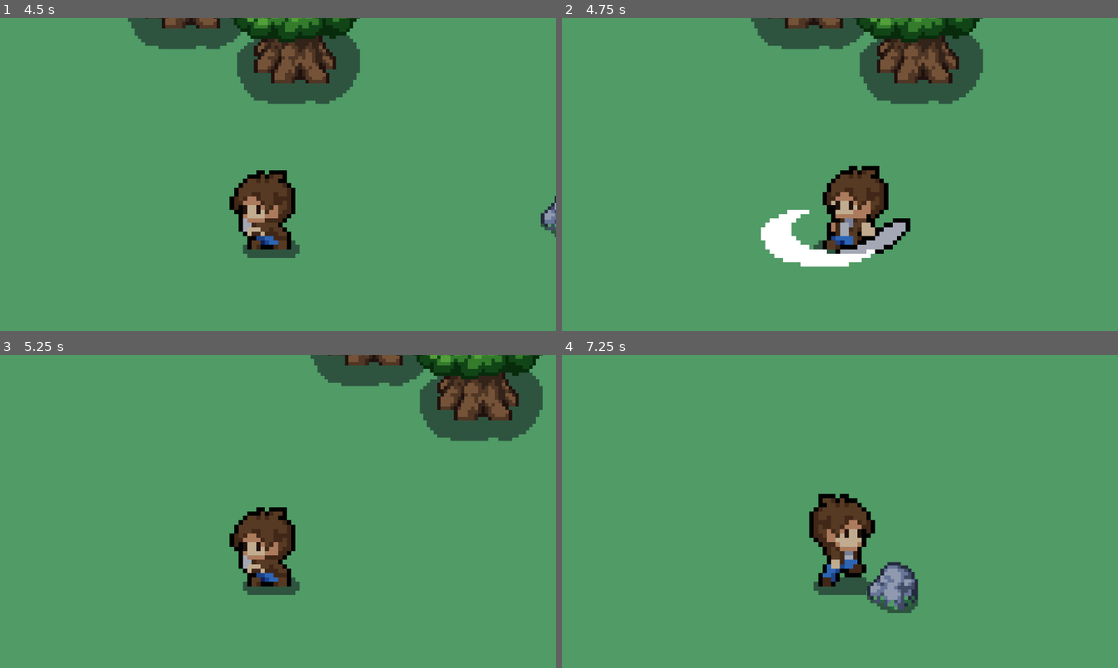
Above: before the commit, frames 1-4 (two rows, left to right).
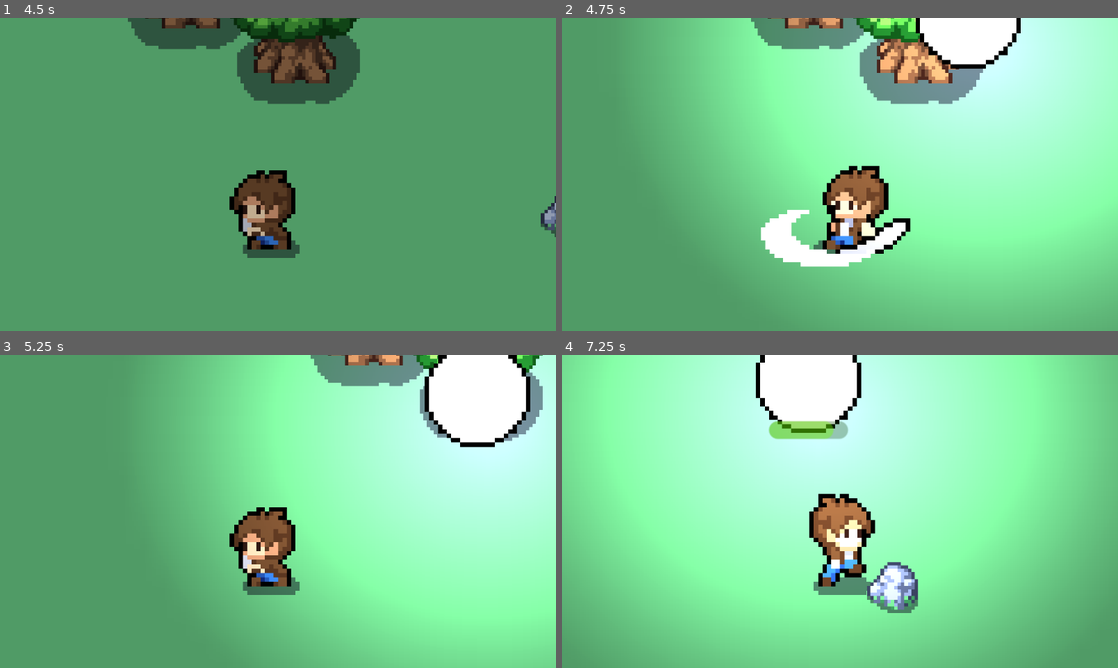
Above: after the commit, the same moments.

Repository: lucas-tremaroli/nordic-gamejam
Game: Godot game, scene res://scenes/main_menu.tscn
Two runs of this game, one before a commit and one after it. Both use one fixed random seed, a clock stepped at 60 frames per second and the inputs below.
Inputs:
- Up to frame 1 (4.5 s): click "Start Game" at 0.5 s; hold Right (ui_right) 1.28-2.03 s; tap E (Attack) every 0.75 s from 1.35 to 4.35 s; hold Down (ui_down) 2.03-2.78 s; hold Right (ui_right) 2.78-3.53 s; hold Up (ui_up) 3.53-4.28 s; hold Left (ui_left) from 4.28 s (still down)
- Up to frame 2 (4.75 s): keep holding Left (ui_left)
- Up to frame 3 (5.25 s): keep holding Left (ui_left); tap E (Attack) at 5.1 s
- Up to frame 4 (7.25 s): release Left (ui_left) at 5.78 s; hold Down (ui_down) 5.78-6.53 s; tap E (Attack) at 5.85, 6.6 s; hold Right (ui_right) from 6.53 s (still down)

Frame 1 is identical in both runs. In frame 2, 71% of the frame differs, in the area x 16-100%, y 0-100%; in frame 3, 64%; in frame 4, 94%, in the area x 0-100%, y 0-100%.

Commit message:
fix: spawn

Diff:
--- a/scenes/world.tscn
+++ b/scenes/world.tscn
@@ -105,9 +105,9 @@
 
 [sub_resource type="Curve2D" id="Curve2D_qfnet"]
 _data = {
-"points": PackedVector2Array(0, 0, 0, 0, -3531, -1047, 0, 0, 0, 0, 3472, -965, 0, 0, 0, 0, -3559, 3601, 0, 0, 0, 0, 3376, 3511, 0, 0, 0, 0, -3448, 1094, 0, 0, 0, 0, 3293, 1397)
+"points": PackedVector2Array(0, 0, 0, 0, -517, 2266, 0, 0, 0, 0, -515, 1379, 0, 0, 0, 0, 1207, 1418, 0, 0, 0, 0, 1163, 2244, 0, 0, 0, 0, -409, 2238)
 }
-point_count = 6
+point_count = 5
 
 [sub_resource type="RectangleShape2D" id="RectangleShape2D_qfnet"]
 size = Vector2(10316, 198)
@@ -152,8 +152,8 @@
 curve = SubResource("Curve2D_qfnet")
 
 [node name="EnemySpawnPathFollow" type="PathFollow2D" parent="EnemySpawnPath"]
-position = Vector2(-3531, -1047)
-rotation = 0.0117087
+position = Vector2(-517, 2266)
+rotation = -1.56854
 
 [node name="MapBorder" type="StaticBody2D" parent="."]
 position = Vector2(-1, 0)
--- a/scripts/world.gd
+++ b/scripts/world.gd
@@ -5,7 +5,7 @@
 
 @export var enemy_scene : PackedScene
 var enemy_timer = 0
-var enemy_timer_threshold : int = 5
+var enemy_timer_threshold : int = 4
 
 
 # Called when the node enters the scene tree for the first time.
